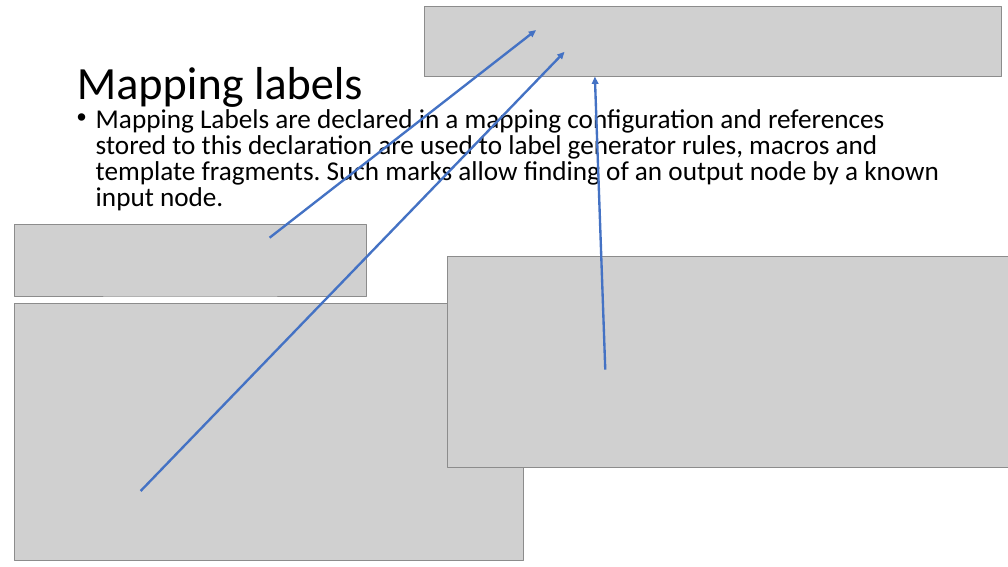
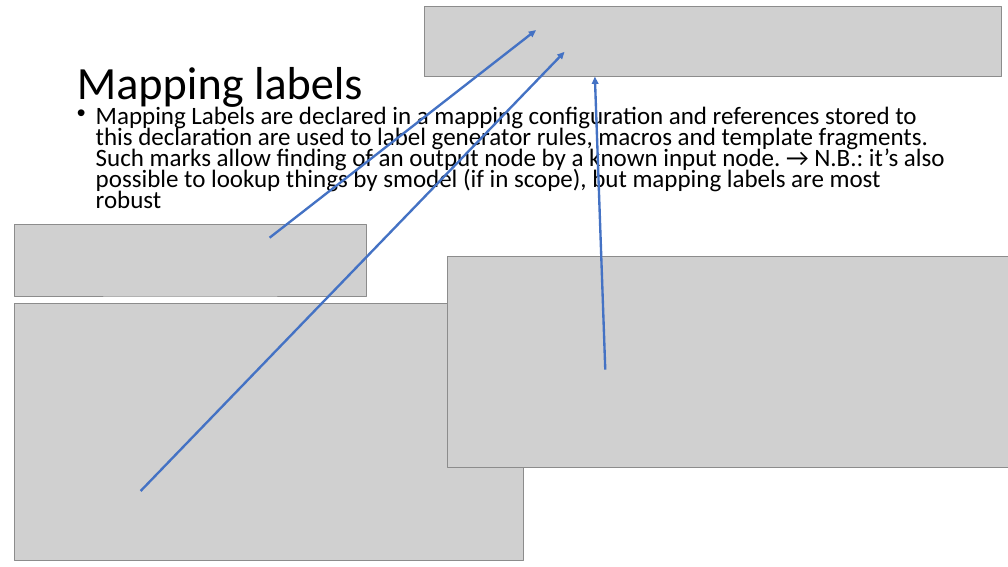
Before and after one commit to eugenschindler/mps-teaching, a slide deck: slide 39 of JetBrains-MPS-generators.pptx. Drawn at 1008x567 pixels with LibreOffice and Linux fonts; fonts in the diff are those of the drawing; grey boxes stand for pictures. Boxes give left, top, right and bottom in pixels: in the first picture for what was removed or moved away, otherwise in the second. Text is boxed around its words. In the diff, an @@ line names an element or a change of style, - is before the commit and + after.

Commit message:
Add remark about using smodel queries instead of mapping labels, based on remark from @klemensschindler

```diff
--- a/JetBrains-MPS-generators.pptx
+++ b/JetBrains-MPS-generators.pptx
@@ text at box(96, 103, 945, 208): text changed; size 25.9 to 23.8 pt @@
-• Mapping Labels are declared in a mapping configuration and references stored to this declaration are used to label generator rules, macros and template fragments. Such marks allow finding of an output node by a known input node.
+• Mapping Labels are declared in a mapping configuration and references stored to this declaration are used to label generator rules, macros and template fragments. Such marks allow finding of an output node by a known input node. → N.B.: it’s also possible to lookup things by smodel (if in scope), but mapping labels are most robust
```
Also in this commit, not shown: 1 other file.
